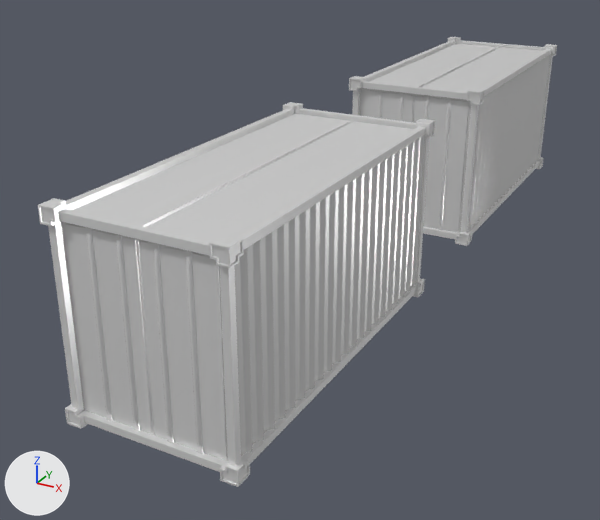
What one commit did to the Blender file Blender/Props/Props Multi/Container/Archive/coso metal.blend.
The view is the same before and after, from a camera (50 mm lens) standing at (4.54, -14.09, 4.95) and looking at (-0.85, -4.3, 0.06). Every picture has the same lights, and +X, +Y and +Z are marked at lower left. The picture after the commit comes second.

The scene before the commit, as lines of its bpy script (objects in view):
```python
ob_circle = bpy.data.objects.new('Circle', me_circle_001)
ob_circle.location = (0.0, 0.0, 0.0)
ob_plane = bpy.data.objects.new('Plane', me_plane)
ob_plane.location = (0.0, 0.0, 1.15)
ob_plane_001 = bpy.data.objects.new('Plane.001', me_plane_002)
ob_plane_001.parent = ob_plane_002
ob_plane_001.location = (-0.911, -2.236, 0.0891)
ob_plane_001.rotation_euler = (1.571, 0.0, 0.0)  # degrees (90, 0, 0)
ob_plane_001.scale = (0.0255, 0.0441, 0.0441)
ob_plane_002 = bpy.data.objects.new('Plane.002', me_plane_001)
ob_plane_002.location = (-0.91, -2.24, 0.09)
ob_plane_004 = bpy.data.objects.new('Plane.004', me_plane_004)
ob_plane_004.location = (-0.91, -8.81, 0.09)
ob_plane_004.rotation_euler = (1.571, 0.0, 0.0)  # degrees (90, 0, 0)
ob_plane_004.scale = (0.0255, 0.0441, 0.0441)
```
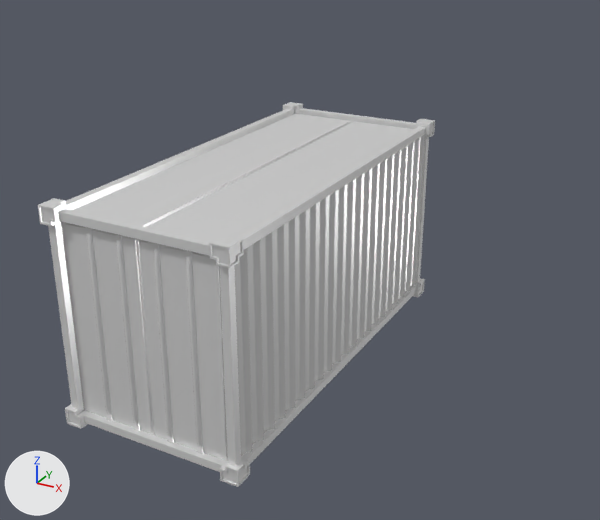
The change in detail:
Object 'Plane' (ob_plane) is deleted.
Object 'Circle' (ob_circle) is deleted.
Object 'Plane.001' (ob_plane_001) is deleted.
Object 'Plane.002' (ob_plane_002) is deleted.

What differs and where, as boxes (x1, y1, x2, y2) in the pictures (600 x 520 px):
'Plane', deleted
    before: (349, 37, 557, 246)
'Circle', deleted
    before: (468, 54, 551, 230)
'Plane.002', deleted
    before: (359, 88, 471, 233)
'Plane.001', deleted (mostly hidden)
    before: (378, 90, 452, 230)
